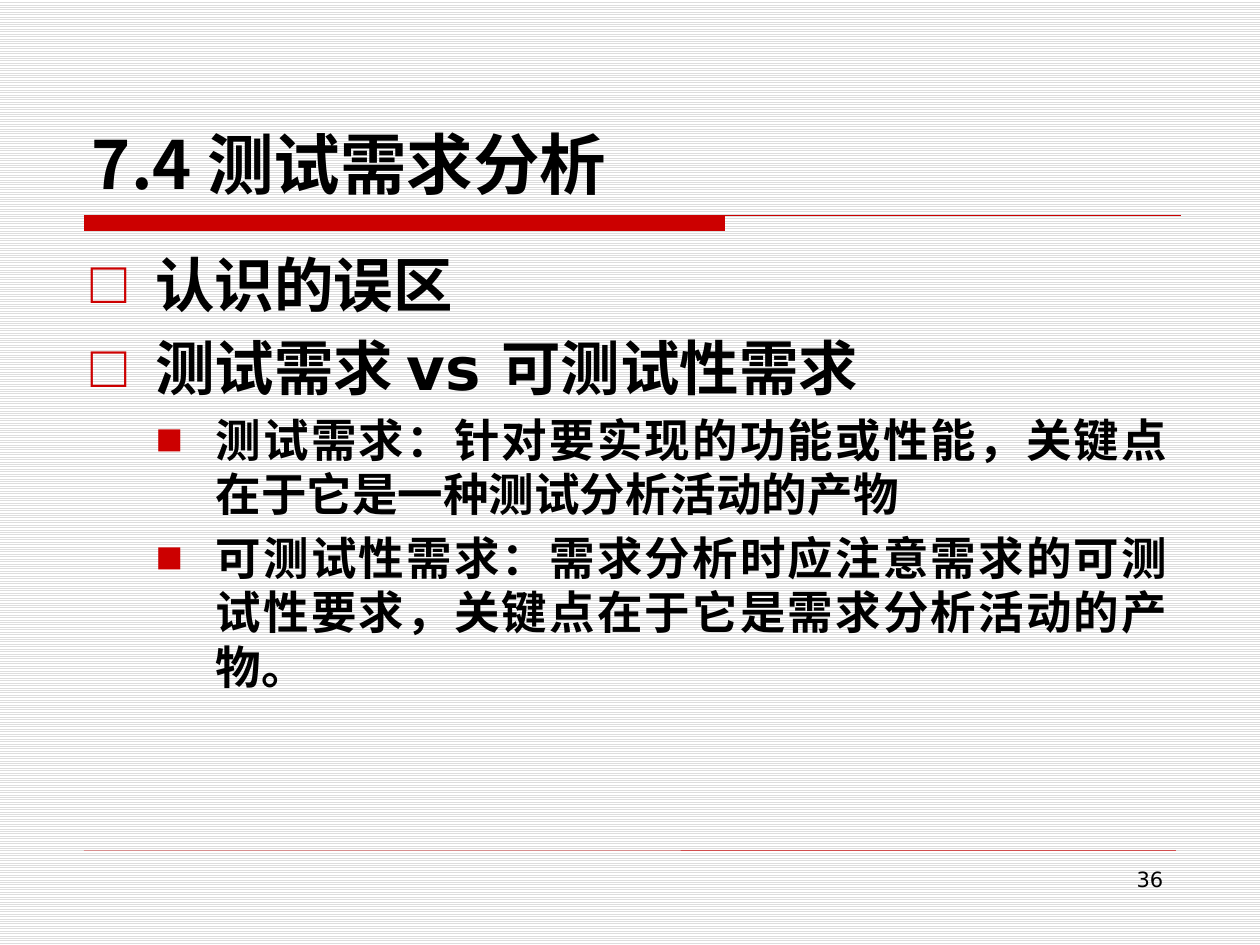
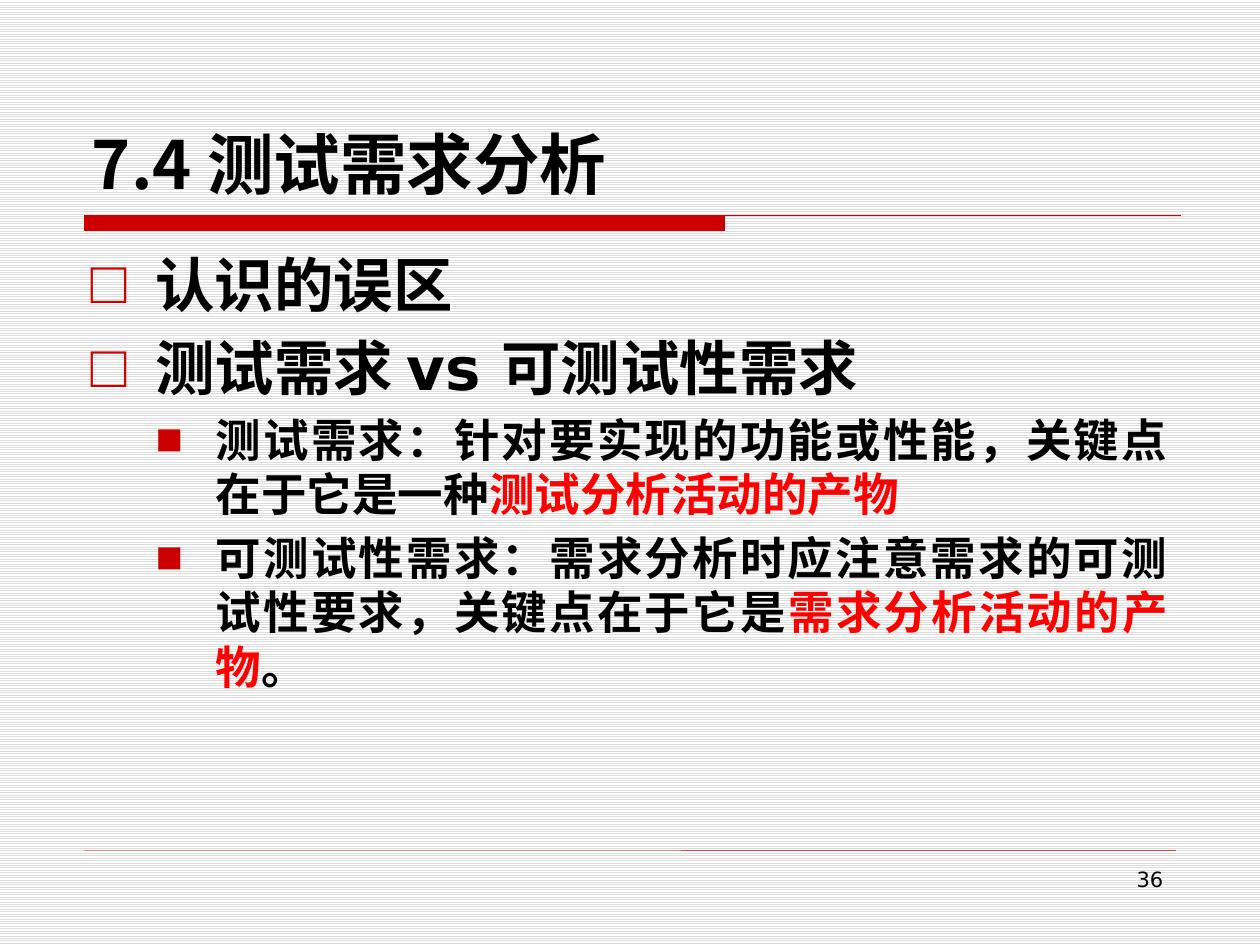
Before and after one commit to edu2act/course-foundation-software-tesing, a slide deck: slide 36 of PPT/第三部分 软件测试应用/7 单元测试.pptx. Drawn at 1260x945 pixels with LibreOffice and Linux fonts; fonts in the diff are those of the drawing. Boxes give left, top, right and bottom in pixels: in the first picture for what was removed or moved away, otherwise in the second. Text is boxed around its words. In the diff, an @@ line names an element or a change of style, - is before the commit and + after.

```diff
--- a/PPT/第三部分 软件测试应用/7 单元测试.pptx
+++ b/PPT/第三部分 软件测试应用/7 单元测试.pptx
@@ text at box(216, 418, 1168, 688): text colour #000000 to #FF0000 in "测试需求：针对要实现的功能或性能，关键点在于它是一种测试分析活动的产物", "可测试性需求：需求分析时应注意需求的可测试性要求，关键点在于它是需求分析活动的产物。" @@
```
Also in this commit, not shown: 2 other slides changed.
